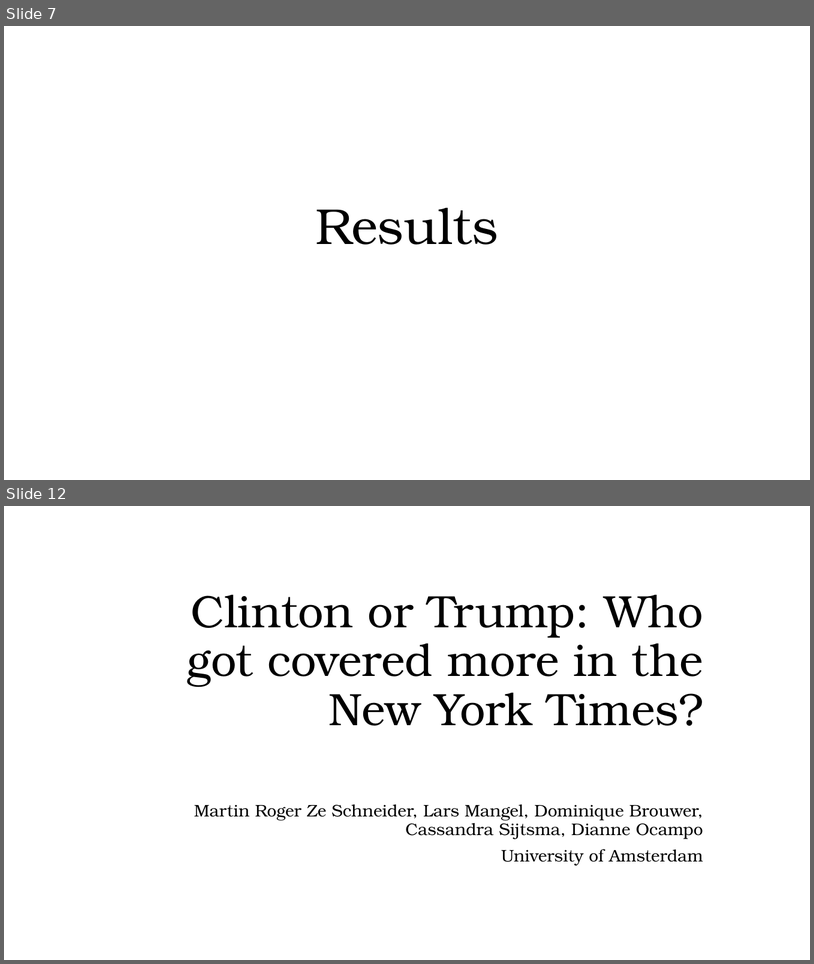
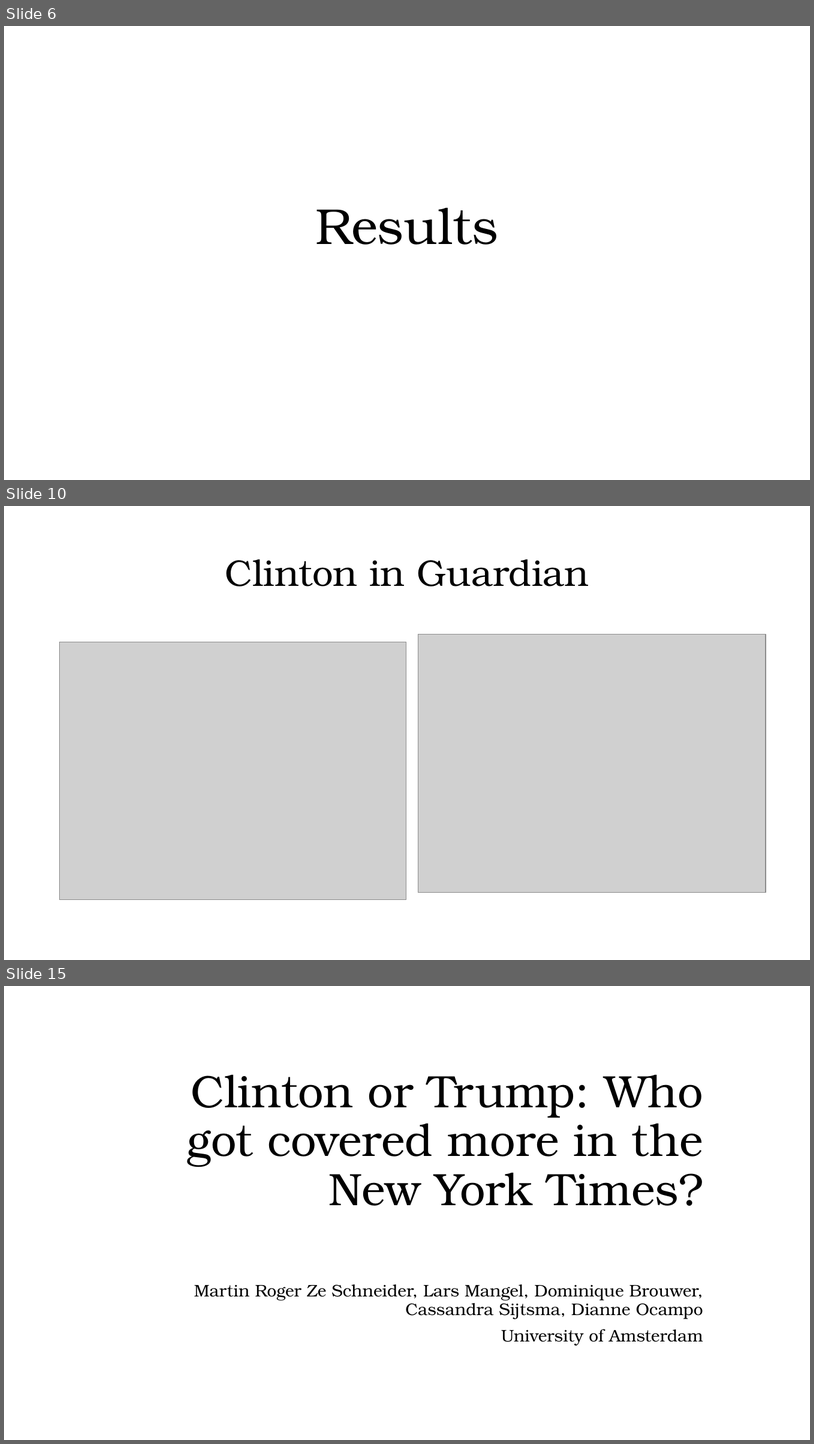
Before and after one commit to dnnocampo/PortfolioOtD, a slide deck: Powerpoint - Frequency Clinton and Trump.pptx. Shown one above the other, each under a label of ours: slides 7 and 12 before the commit, slides 6, 10 and 15 after it; the slides between them are not shown. The pictures are 814x964 and 814x1444 pixels, drawn with LibreOffice and Linux fonts; fonts in the diff are those of the drawing; grey boxes stand for pictures. Boxes give left, top, right and bottom in pixels: in the first picture for what was removed or moved away, otherwise in the second. Text is boxed around its words. In the diff, an @@ line names an element or a change of style, - is before the commit and + after.

```diff
--- a/Powerpoint - Frequency Clinton and Trump.pptx
+++ b/Powerpoint - Frequency Clinton and Trump.pptx
@@ slide 10 added at box(4, 506, 810, 960), background #FFFFFF @@
@@ title added at box(225, 559, 589, 586), 44 pt, text #000000 @@
+Clinton in Guardian
@@ picture added at box(60, 642, 407, 900) @@
@@ picture added at box(419, 634, 766, 892) @@
@@ what was slide 7 is now slide 6 @@
@@ what was slide 12 is now slide 15 @@
```
Also in this commit, not shown: 4 slides changed, 6 other slides added, 4 slides removed.
